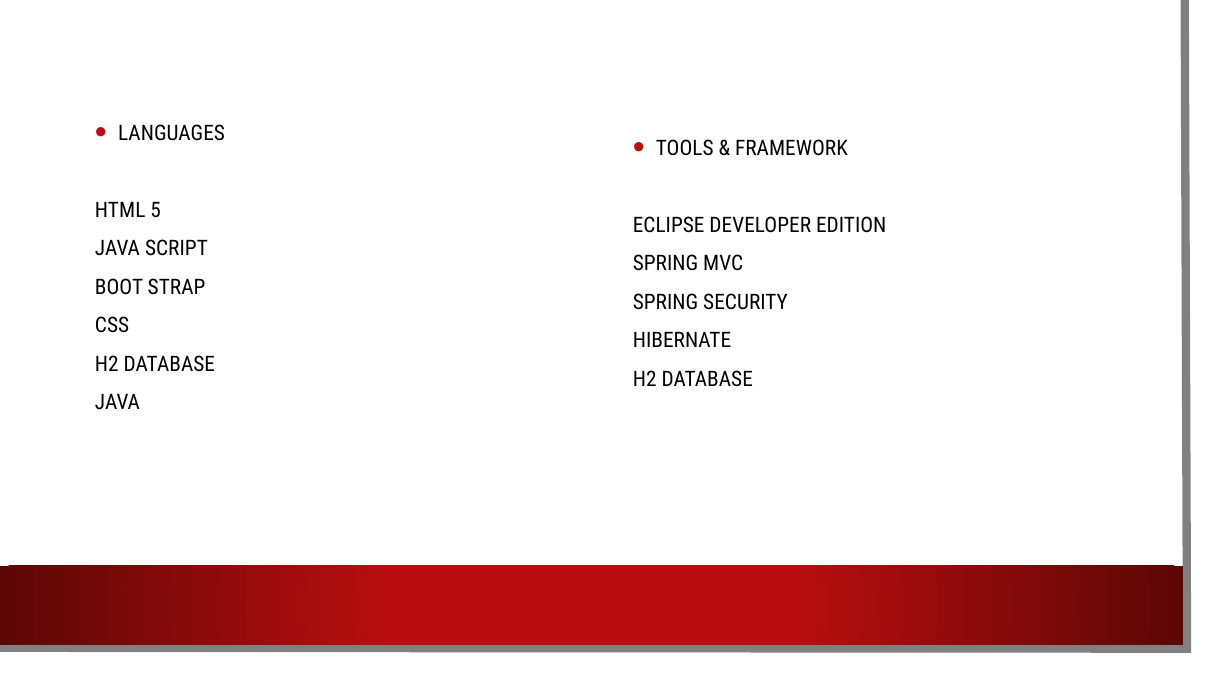
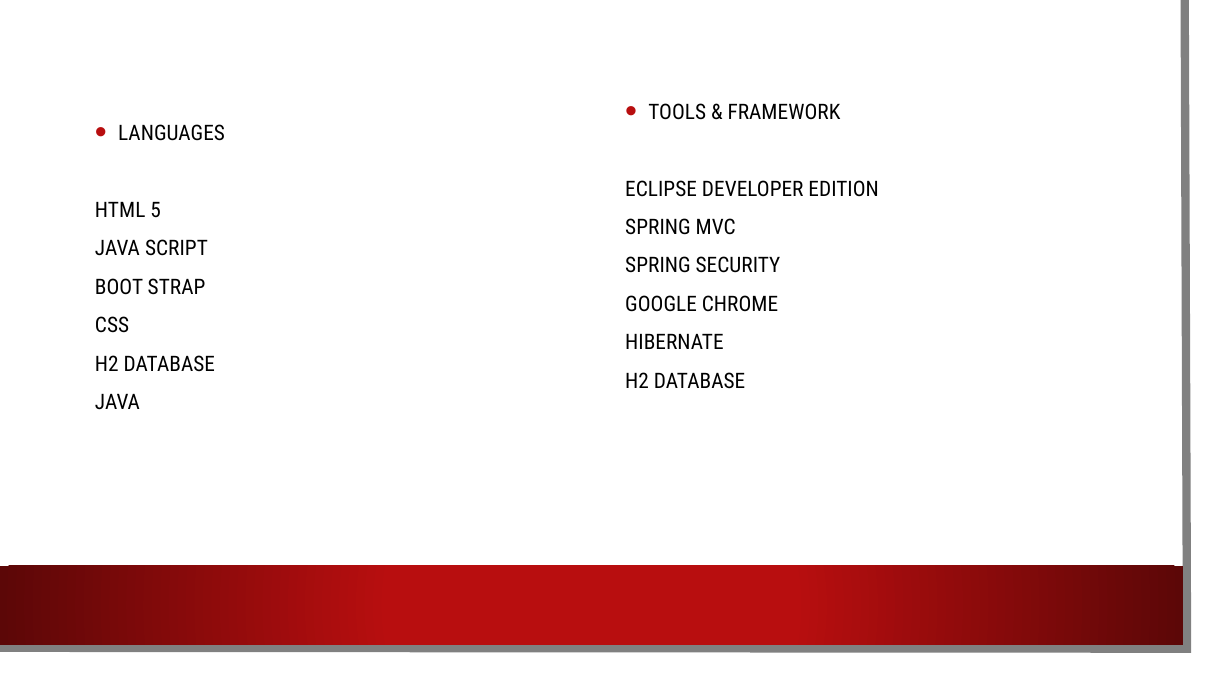
Before and after one commit to saairaam/niit-, a slide deck: slide 6 of ECOMMERCE PROJECT FOR ONLINE SHOPPING (1).pptx. Drawn at 1232x693 pixels with LibreOffice and Linux fonts; fonts in the diff are those of the drawing; background and template pictures are left out. Boxes give left, top, right and bottom in pixels: in the first picture for what was removed or moved away, otherwise in the second. Text is boxed around its words. In the diff, an @@ line names an element or a change of style, - is before the commit and + after.

```diff
--- a/ECOMMERCE PROJECT FOR ONLINE SHOPPING (1).pptx
+++ b/ECOMMERCE PROJECT FOR ONLINE SHOPPING (1).pptx
@@ text "TOOLS & FRAMEWORK": place and size @@
-text "TOOLS & FRAMEWORK" at <box>633,139,886,387</box>
+text "TOOLS & FRAMEWORK" at <box>625,103,878,389</box>
@@ text at <box>625,295,778,312</box>: paragraph added @@
+GOOGLE CHROME
```
Also in this commit, not shown: 3 other slides changed, 7 slides removed.
